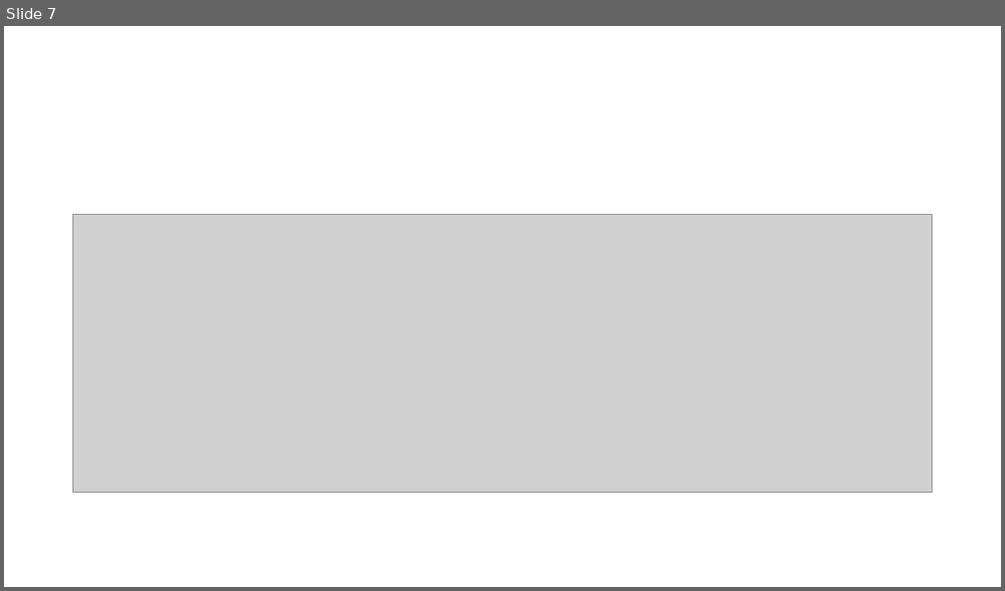
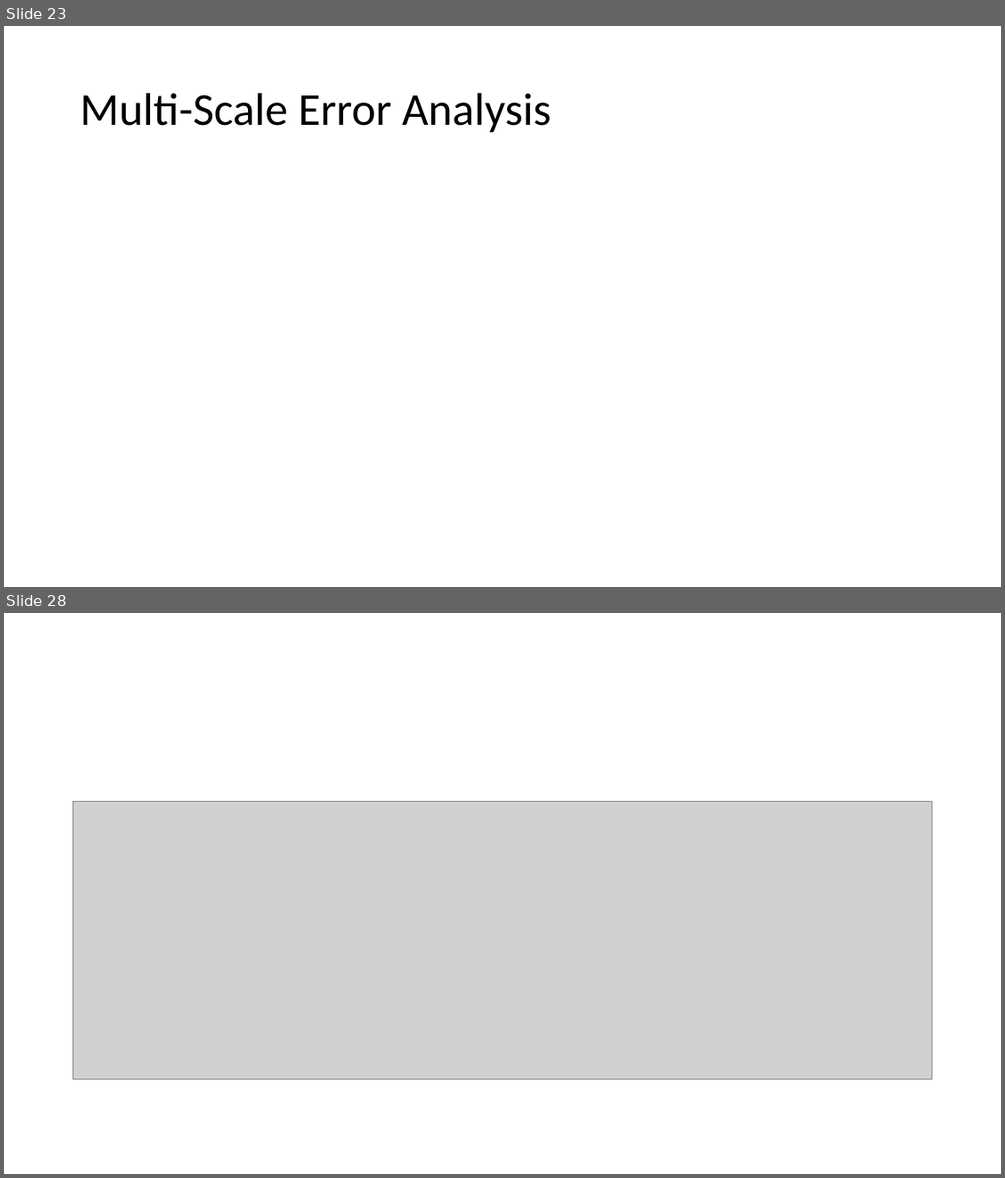
Before and after one commit to abmgis/abmgis, a slide deck: Chapter09-SpatialStatistics/Chapter9.pptx. Shown one above the other, each under a label of ours: slide 7 before the commit, slides 23 and 28 after it; the slides between them are not shown. The pictures are 1005x591 and 1005x1178 pixels, drawn with LibreOffice and Linux fonts; fonts in the diff are those of the drawing; grey boxes stand for pictures. Boxes give left, top, right and bottom in pixels: in the first picture for what was removed or moved away, otherwise in the second. Text is boxed around its words. In the diff, an @@ line names an element or a change of style, - is before the commit and + after.

```diff
--- a/Chapter09-SpatialStatistics/Chapter9.pptx
+++ b/Chapter09-SpatialStatistics/Chapter9.pptx
@@ slide 23 added at bbox=[4, 26, 1001, 587], background #FFFFFF @@
@@ title added at bbox=[80, 93, 551, 133], 44 pt, text #000000 @@
+Multi-Scale Error Analysis
@@ what was slide 7 is now slide 28 @@
```
Also in this commit, not shown: 3 slides changed, 21 other slides added, 9 other files.
